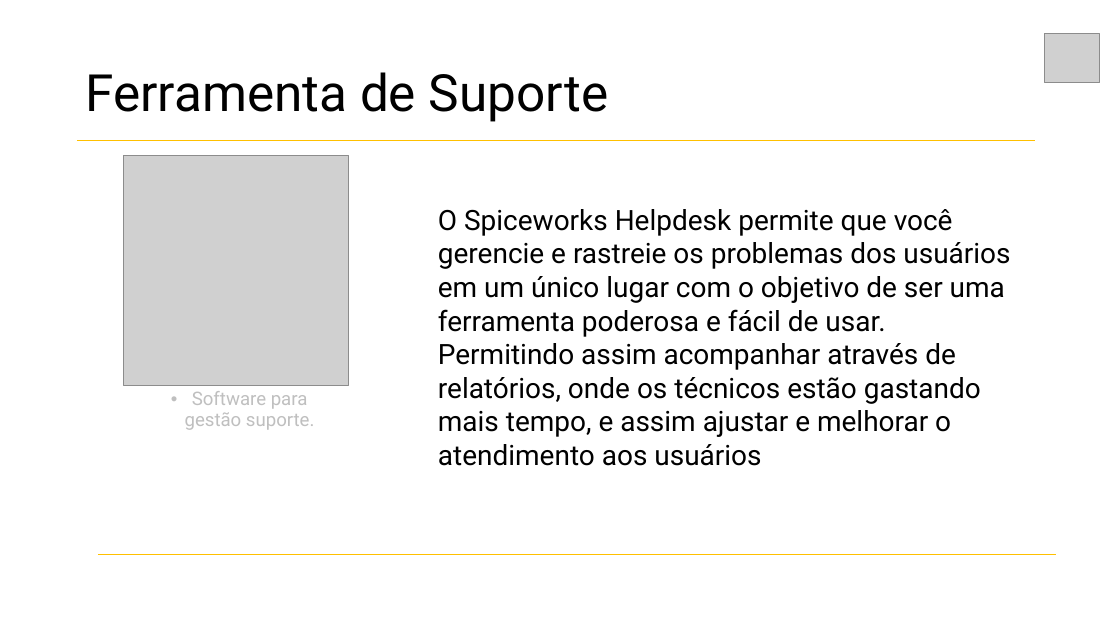
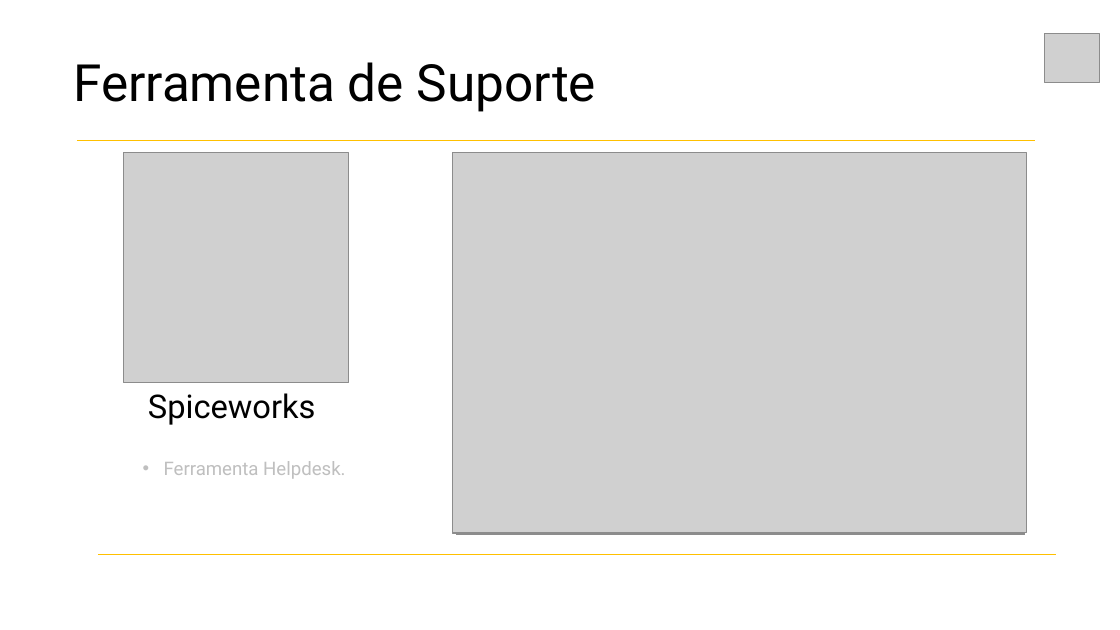
Before and after one commit to larissaSousa1998/segunda-sprint, a slide deck: slide 19 of Documentacao/Sobre o projeto/Apresentação Synergy.pptx. Drawn at 1120x630 pixels with LibreOffice and Linux fonts; fonts in the diff are those of the drawing; grey boxes stand for pictures. Boxes give left, top, right and bottom in pixels: in the first picture for what was removed or moved away, otherwise in the second. Text is boxed around its words. In the diff, an @@ line names an element or a change of style, - is before the commit and + after.

```diff
--- a/Documentacao/Sobre o projeto/Apresentação Synergy.pptx
+++ b/Documentacao/Sobre o projeto/Apresentação Synergy.pptx
@@ title "Ferramenta de Suporte": place and size @@
-title "Ferramenta de Suporte" at bbox=[85, 72, 608, 122]
+title "Ferramenta de Suporte" at bbox=[73, 62, 596, 112]
@@ picture added at bbox=[453, 153, 1024, 534] @@
@@ picture added at bbox=[453, 152, 1027, 533] @@
@@ picture added at bbox=[456, 152, 1024, 534] @@
@@ picture added at bbox=[457, 152, 1025, 534] @@
@@ text removed at bbox=[438, 209, 1010, 466] @@
-O Spiceworks Helpdesk permite que você gerencie e rastreie os problemas dos usuários em um único lugar com o objetivo de ser uma ferramenta poderosa e fácil de usar. Permitindo assim acompanhar através de relatórios, onde os técnicos estão gastando mais tempo, e assim ajustar e melhorar o atendimento aos usuários
@@ text added at bbox=[148, 393, 316, 425], 28 pt, text #000000 @@
+Spiceworks
@@ text at bbox=[164, 461, 345, 479]: text changed @@
-• Software para gestão suporte.
+• Ferramenta Helpdesk.
```
Also in this commit, not shown: 10 other slides changed, 1 slide added, 9 other files.
